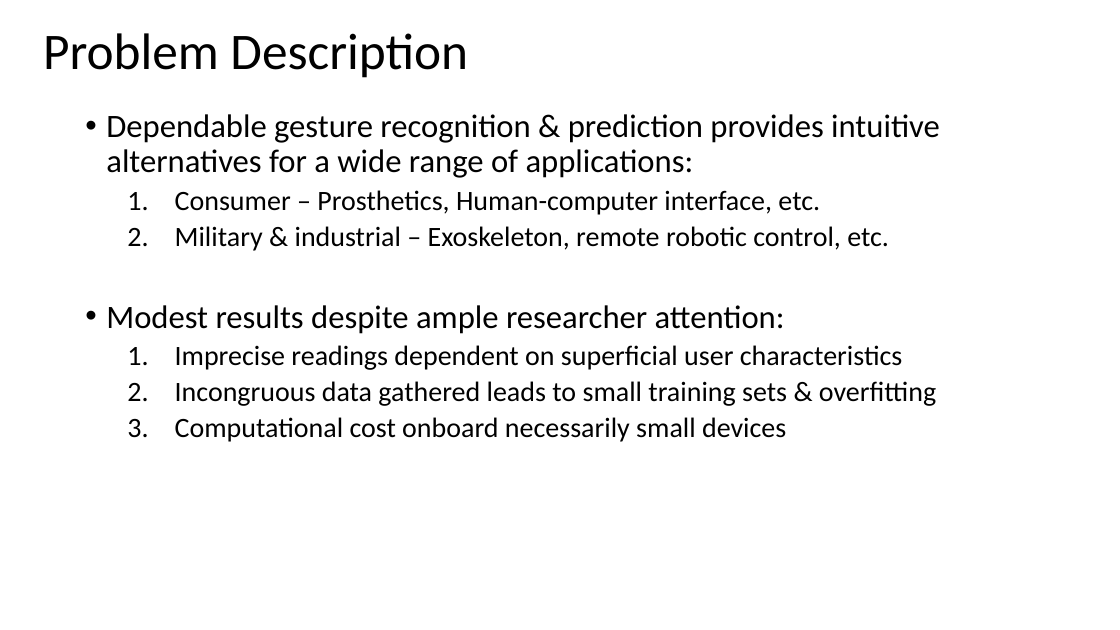
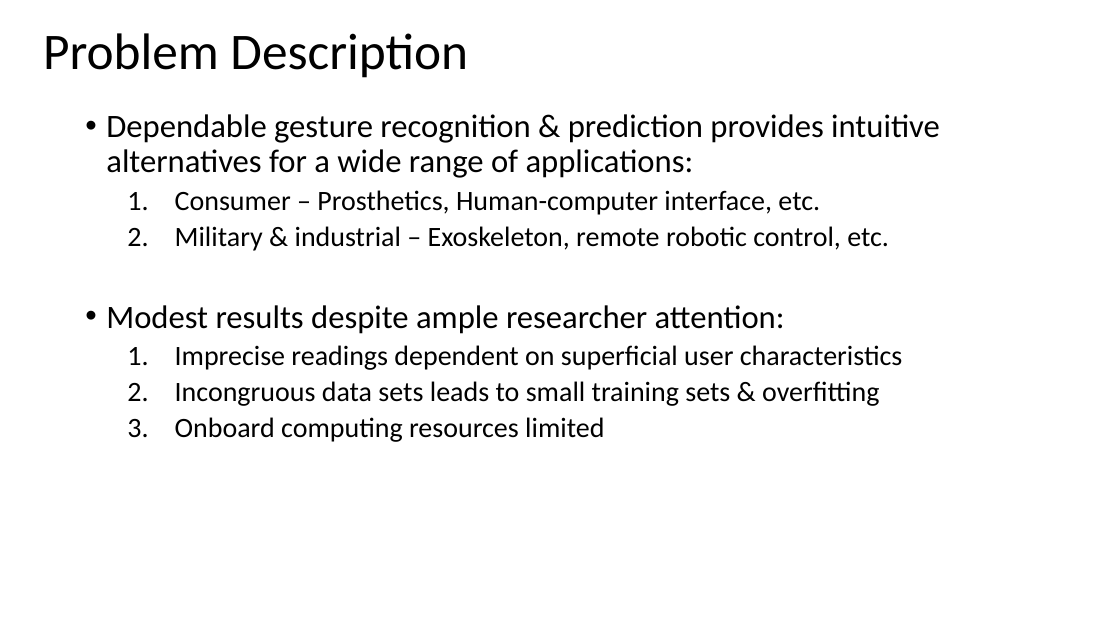
Before and after one commit to samvoisin/TDAforGesturePredictionsEMG, a slide deck: slide 4 of midway_progress/midway_pres.pptx. Drawn at 1120x630 pixels with LibreOffice and Linux fonts; fonts in the diff are those of the drawing. Boxes give left, top, right and bottom in pixels: in the first picture for what was removed or moved away, otherwise in the second. Text is boxed around its words. In the diff, an @@ line names an element or a change of style, - is before the commit and + after.

Commit message:
finished ppt

```diff
--- a/midway_progress/midway_pres.pptx
+++ b/midway_progress/midway_pres.pptx
@@ text at (x1=175, y1=381, x2=879, y2=442): text changed @@
-  2. Incongruous data gathered leads to small training sets & overfitting
-  3. Computational cost onboard necessarily small devices
+  2. Incongruous data sets leads to small training sets & overfitting
+  3. Onboard computing resources limited
```
Also in this commit, not shown: 5 other slides changed, 2 slides removed, 10 other files.
